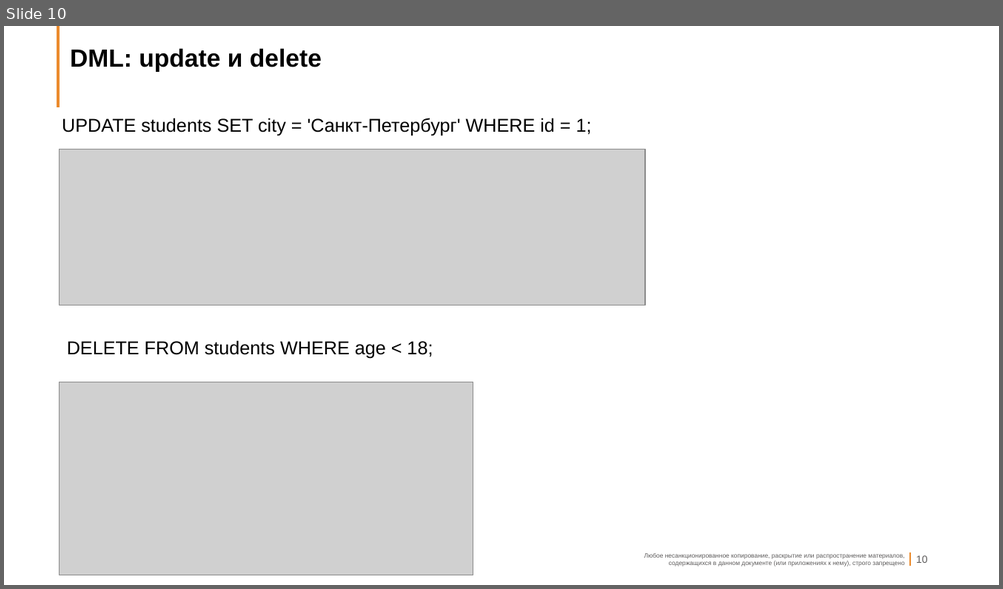
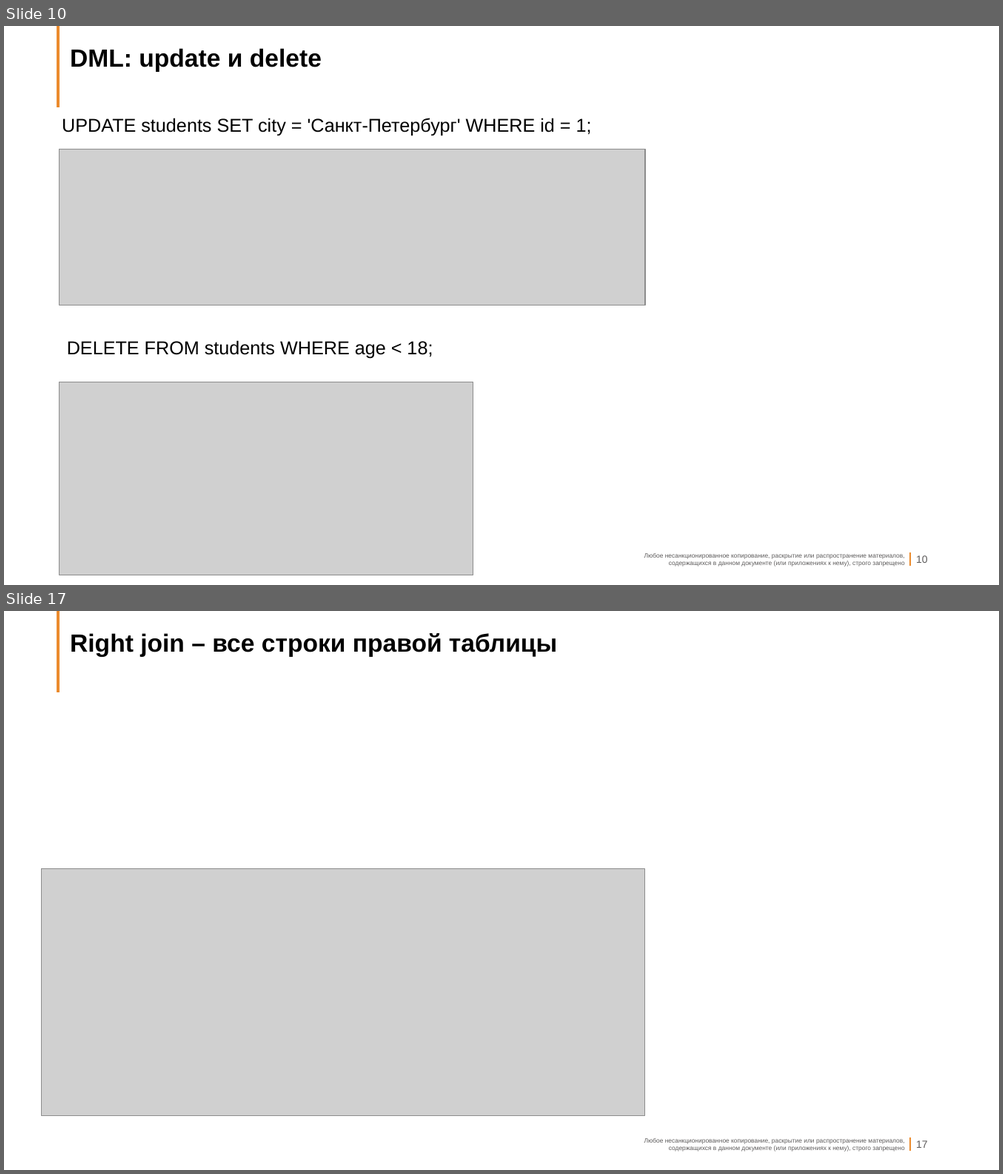
Before and after one commit to vivyako/it-24107, a slide deck: Лекция2_Основы_SQL.pptx. Shown one above the other, each under a label of ours: slide 10 before the commit, slides 10 and 17 after it; the slides between them are not shown. The pictures are 1003x589 and 1003x1174 pixels, drawn with LibreOffice and Linux fonts; fonts in the diff are those of the drawing; grey boxes stand for pictures; background and template pictures are left out. Boxes give left, top, right and bottom in pixels: in the first picture for what was removed or moved away, otherwise in the second. Text is boxed around its words. In the diff, an @@ line names an element or a change of style, - is before the commit and + after.

```diff
--- a/Лекция2_Основы_SQL.pptx
+++ b/Лекция2_Основы_SQL.pptx
@@ slide 17 added at (x1=4, y1=611, x2=999, y2=1170), background #FFFFFF; not listed: 5 template elements that a slide beside it also shows @@
@@ title added at (x1=70, y1=633, x2=557, y2=657), 24 pt, text #000000, bold @@
+Right join – все строки правой таблицы
@@ picture added at (x1=41, y1=869, x2=644, y2=1116) @@
```
Also in this commit, not shown: 1 slide changed, 19 other slides added.
